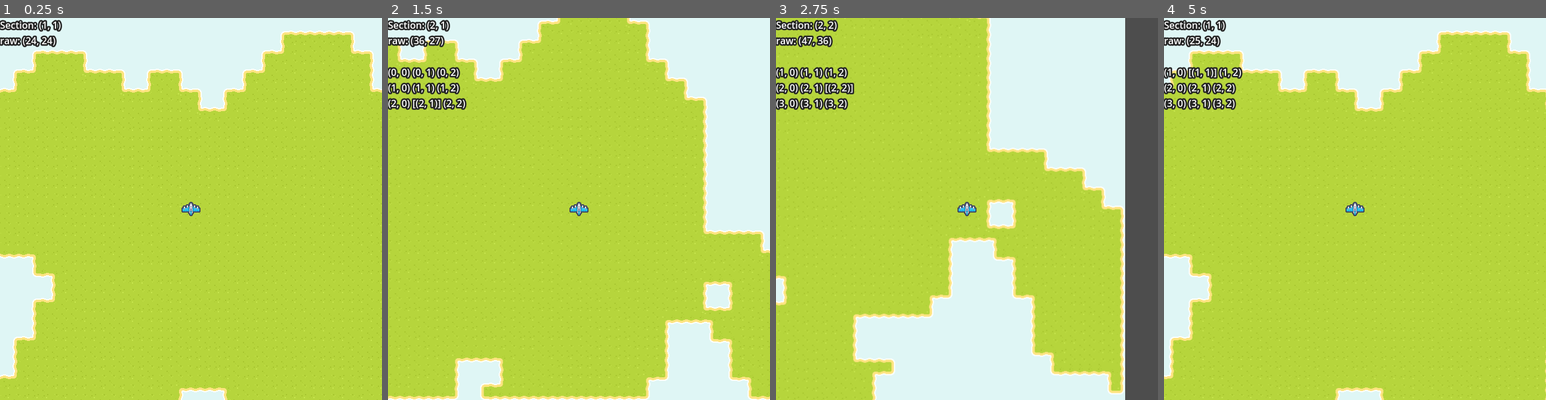
Above: before the commit, frames 1-4 (left to right).
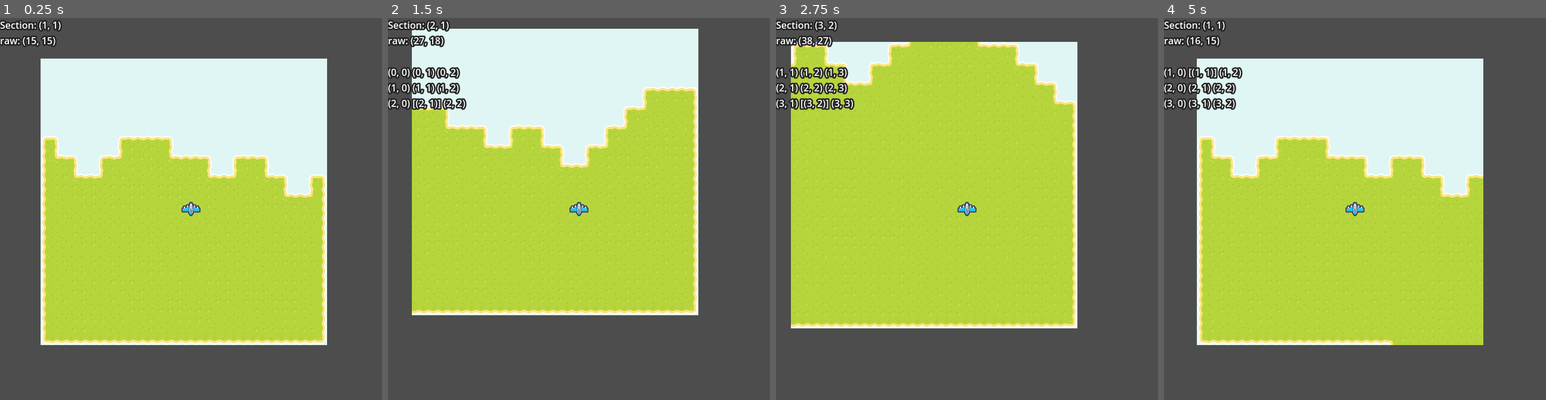
Above: after the commit, the same moments.

Repository: Sammy-T/Aero-Fight
Game: Godot game, scene res://scenes/level.tscn
The game is run twice, just before and just after one commit, with the same random seed, the same clock (stepped at 60 frames per second) and the same inputs.
Inputs:
- Up to frame 1 (0.25 s): no input
- Up to frame 2 (1.5 s): tap Enter at 0.5 s; hold Right (ui_right) 0.53-1.28 s; hold Down (ui_down) from 1.28 s (still down)
- Up to frame 3 (2.75 s): release Down (ui_down) at 2.03 s; hold Right (ui_right) from 2.03 s (still down)
- Up to frame 4 (5 s): release Right (ui_right) at 2.78 s; hold Up (ui_up) 2.78-3.53 s; hold Left (ui_left) from 3.53 s (still down)

The runs differ from the first frame. In frame 1, 64% of the frame differs, in the area x 0-100%, y 0-100%; in frame 2, 60%; in frame 3, 49%; in frame 4, 62%.

Commit message:
Decrease map section size

Diff:
--- a/scripts/level.gd
+++ b/scripts/level.gd
@@ -1,7 +1,7 @@
 extends Node2D
 
 
-const MAP_SECTION_SIZE: int = 16
+const MAP_SECTION_SIZE: int = 10
 const TILE_COORD_WATER: Vector2i = Vector2i(6, 3)
 const TILE_COORD_ISLAND: Vector2i = Vector2i(4, 5)
 const TILE_COORD_ISLAND2: Vector2i = Vector2i(10, 5)
